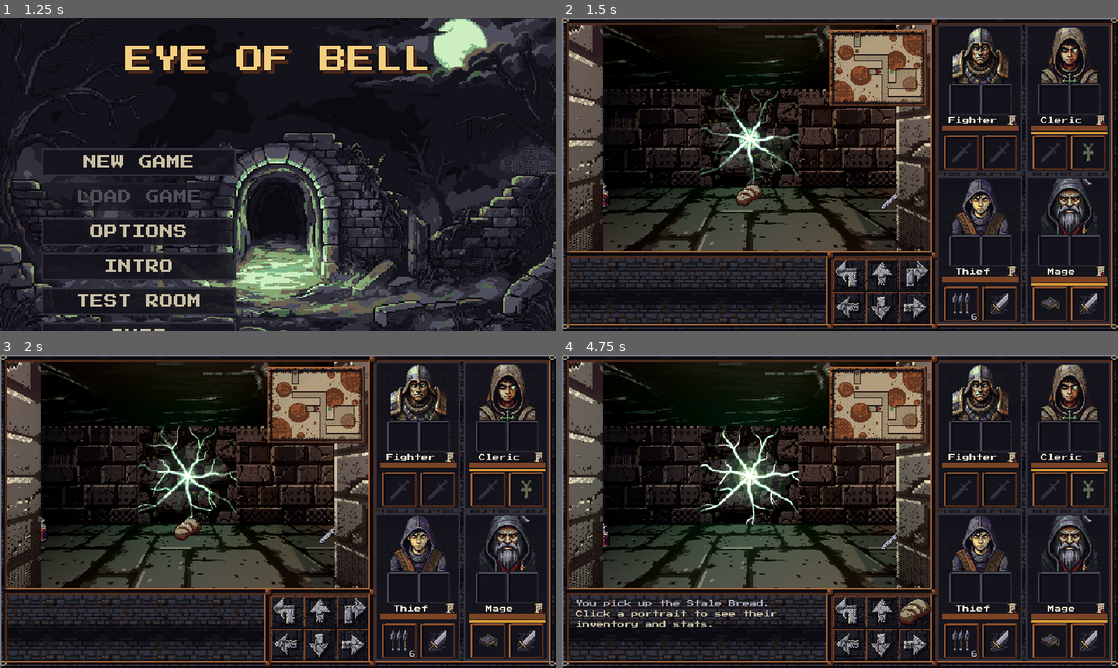
Above: before the commit, frames 1-4 (two rows, left to right).
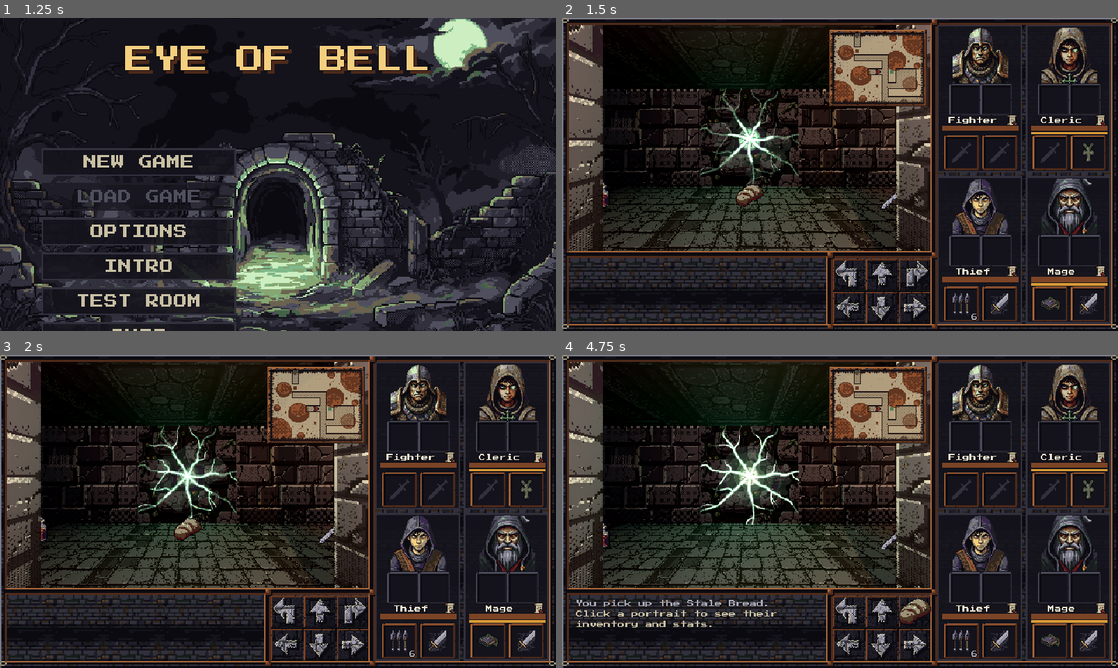
Above: after the commit, the same moments.

Repository: XrNrX/eye-of-bell
Game: Godot game, scene res://scenes/main_menu.tscn
Two runs of this game, one before a commit and one after it. Both use one fixed random seed, a clock stepped at 60 frames per second and the inputs below. Sound files missing from this copy of the repository are replaced by a short silence.
Inputs (mouse positions are in pixels of both pictures, inside the frame that each line leads up to):
- Up to frame 1 (1.25 s): tap Enter at 0.5 s; move the mouse to (400, 158) at 0.52 s; hold Right (ui_right) from 0.53 s (still down); tap M at 0.6 s; click (400, 158) at 0.67 s
- Up to frame 2 (1.5 s): release Right (ui_right) at 1.25 s; click "NEW GAME" at 1.25 s
- Up to frame 3 (2 s): no input
- Up to frame 4 (4.75 s): drag from (751, 473) to (812, 574) at 2.02 s; click (851, 611) at 2.77 s; click (878, 611) at 3.52 s; click (912, 611) at 4.27 s

Frame 1 is identical in both runs. In frame 2, 5.7% of the frame differs, in the area x 7-61%, y 2-75%; in frame 3, 5.8%; in frame 4, 6.2%.

Commit message:
hires-720: floor, ceiling and decals redone at 2x (gen_hd_floor_ceiling.py, decals256 pieces, PIXEL 2/256), normal maps regenerated
Co-Authored-By: Claude Sonnet 5.5 <noreply@anthropic.com>

Diff:
--- a/scripts/wall_decor.gd
+++ b/scripts/wall_decor.gd
@@ -15,7 +15,7 @@
 const TorchLight := preload("res://scripts/torch.gd")
 const NormalMaps := preload("res://scripts/normal_maps.gd")
 
-const PIXEL := 2.0 / 128.0  # World units per wall-texture pixel (a 128 px face is one tile, 2 units, wide).
+const PIXEL := 2.0 / 256.0  # World units per wall-texture pixel (a 256 px face is one tile, 2 units, wide; on main it was 128).
 const PLACEMENT := {"roots": "top", "stain": "top", "blood": "low", "tally": "mid", "web_l": "corner_l", "web_r": "corner_r"}
 
 var cfg: Resource = Config.get_config()
Binary file changed: art/decals/blood.png
Binary file changed: art/decals/crack.png
Binary file changed: art/decals/niche.png
Binary file changed: art/decals/roots.png
Binary file changed: art/decals/stain.png
Binary file changed: art/decals/tally.png
Binary file changed: art/decals/vein_1.png
Binary file changed: art/decals/vein_2.png
Binary file changed: art/decals/vein_3.png
Binary file changed: art/decals/web_l.png
Binary file changed: art/decals/web_r.png
Binary file changed: art/normals/decals/blood_n.png
(and 22 more such lines)
